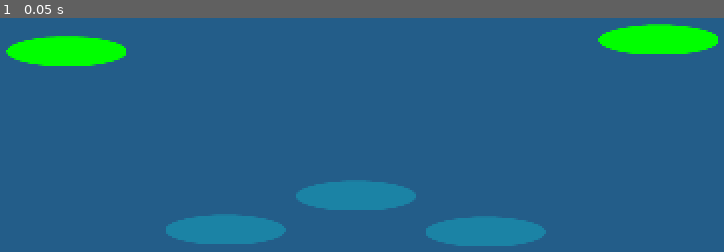
Above: before the commit, frame 1.
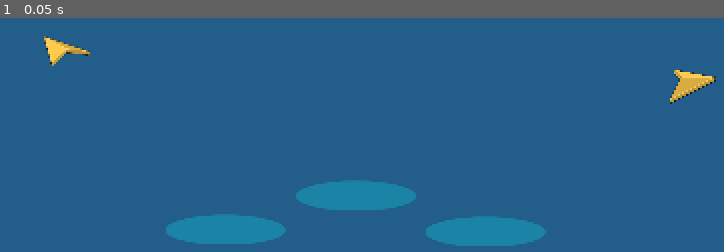
Above: after the commit, the same moment.

Repository: uplord/game-uplord
Game: Godot game, scene res://Stages/StarterTown/Scenes/Scene1.tscn
The game is run twice, just before and just after one commit, with the same random seed, the same clock (stepped at 60 frames per second) and the same inputs. This scene is started directly instead of the project's main scene.
Inputs:
- Up to frame 1 (0.05 s): no input

The runs differ from the first frame. In frame 1, 3.9% of the frame differs, in the area x 0-100%, y 2-37%.

Commit message:
feat: teleports

Diff:
--- a/Entities/Player/Player.gd
+++ b/Entities/Player/Player.gd
@@ -71,13 +71,13 @@
 	global_position = spawn_position
 	body.scale.x = -1
 
-	get_tree().create_timer(0.2).timeout.connect(func():
-		ServerManager.send_to_server({
-			"type": "c_move_player",
-			"position": global_position,
-			"direction": body.scale.x,
-		})
-	)
+	await get_tree().create_timer(0.2).timeout
+
+	ServerManager.send_to_server({
+		"type": "c_move_player",
+		"position": global_position,
+		"direction": body.scale.x,
+	})
 
 # -------------------------
 # TELEPORT CONTROL
--- a/Entities/Teleports/Teleport/Teleport.gd
+++ b/Entities/Teleports/Teleport/Teleport.gd
@@ -1,16 +1,22 @@
 extends Area2D
 
+@onready var sprite: Sprite2D = $Direction
+
 enum ExitDirection { LEFT, RIGHT }
+enum TeleportDirection { UP, DOWN, LEFT, RIGHT, UPLEFT, UPRIGHT, DOWNLEFT, DOWNRIGHT }
 
 @export var target_stage: String = ""
 @export var target_scene: String = ""
 @export var target_teleport: String = "Teleport1"
 @export var cooldown_time := 0.3
 @export var exit_direction: ExitDirection = ExitDirection.RIGHT
+@export var teleport_direction: TeleportDirection = TeleportDirection.UP
 
 
 func _ready() -> void:
 	body_entered.connect(_on_body_entered)
+
+	sprite.texture = get_texture_from_direction(teleport_direction)
 
 
 func _on_body_entered(body):
@@ -30,3 +36,17 @@
 			#dir
 		#)
 	)
+
+func get_texture_from_direction(dir: TeleportDirection) -> Texture2D:
+	var name_map := {
+		TeleportDirection.UP: "Up",
+		TeleportDirection.DOWN: "Down",
+		TeleportDirection.LEFT: "Left",
+		TeleportDirection.RIGHT: "Right",
+		TeleportDirection.UPLEFT: "UpLeft",
+		TeleportDirection.UPRIGHT: "UpRight",
+		TeleportDirection.DOWNLEFT: "DownLeft",
+		TeleportDirection.DOWNRIGHT: "DownRight",
+	}
+	var file_name = name_map.get(dir, "Up")
+	return load("res://Entities/Teleports/Teleport/Art/%s.png" % file_name)
--- a/Entities/Teleports/Teleport/Teleport.tscn
+++ b/Entities/Teleports/Teleport/Teleport.tscn
@@ -1,7 +1,7 @@
 [gd_scene format=3 uid="uid://cqwg4n44fyn5t"]
 
-[ext_resource type="Texture2D" uid="uid://d2opmx1v6eilq" path="res://Entities/Teleports/Teleport/Art/teleport.png" id="1_jvjo3"]
 [ext_resource type="Script" uid="uid://djhamtw4ed5gc" path="res://Entities/Teleports/Teleport/Teleport.gd" id="1_p1aum"]
+[ext_resource type="Texture2D" uid="uid://c3b5wjh4x7fmu" path="res://Entities/Teleports/Teleport/Art/Up.png" id="2_p1aum"]
 
 [sub_resource type="RectangleShape2D" id="RectangleShape2D_jvjo3"]
 size = Vector2(100, 40)
@@ -9,8 +9,9 @@
 [node name="Teleport" type="Area2D" unique_id=1394364578]
 script = ExtResource("1_p1aum")
 
-[node name="Teleport" type="Sprite2D" parent="." unique_id=710165688]
-texture = ExtResource("1_jvjo3")
+[node name="Direction" type="Sprite2D" parent="." unique_id=1440913329]
+scale = Vector2(0.75, 0.75)
+texture = ExtResource("2_p1aum")
 
 [node name="CollisionShape2D" type="CollisionShape2D" parent="." unique_id=1803496436]
 shape = SubResource("RectangleShape2D_jvjo3")
--- a/Stages/StarterTown/Scenes/Scene1.tscn
+++ b/Stages/StarterTown/Scenes/Scene1.tscn
@@ -29,7 +29,9 @@
 position = Vector2(222, 411)
 target_stage = "ConfigRoom"
 target_scene = "Scene1"
+teleport_direction = 4
 
 [node name="Teleport3" parent="Teleports" unique_id=2092888474 instance=ExtResource("3_bg2oo")]
-position = Vector2(1406, 388)
+position = Vector2(1473, 481)
 target_scene = "Scene2"
+teleport_direction = 3
--- a/Utilities/Game/ServerManager/ServerManager.gd
+++ b/Utilities/Game/ServerManager/ServerManager.gd
@@ -220,6 +220,14 @@
 
 	print("Client removed: ", client_id, " | Reason: ", reason)
 
+	if remote_players.has(client_id):
+		remote_players.erase(client_id)
+
+	broadcast({
+		"type": "s_remote_players",
+		"remote_players": remote_players,
+	})
+
 	broadcast({
 		"type": "s_remove",
 		"id": client_id,
Binary file added: Entities/Teleports/Teleport/Art/Down.png
Binary file added: Entities/Teleports/Teleport/Art/DownLeft.png
Binary file added: Entities/Teleports/Teleport/Art/DownRight.png
Binary file added: Entities/Teleports/Teleport/Art/Left.png
Binary file added: Entities/Teleports/Teleport/Art/Right.png
Binary file added: Entities/Teleports/Teleport/Art/Up.png
Binary file added: Entities/Teleports/Teleport/Art/UpLeft.png
Binary file added: Entities/Teleports/Teleport/Art/UpRight.png
